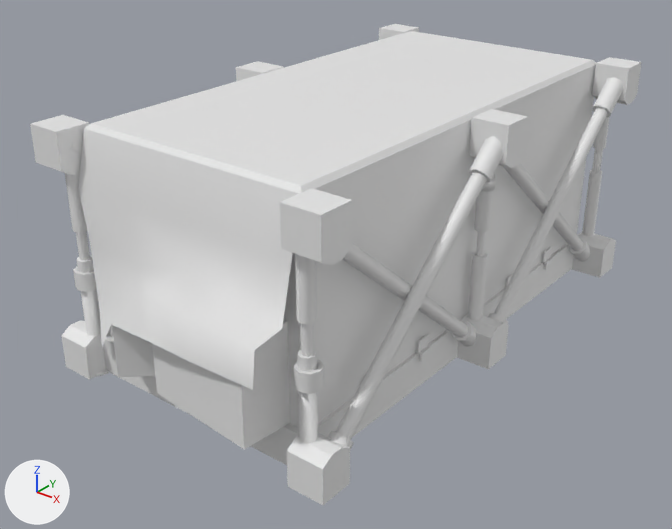
A saved change to the FBX model Assets/ART/Mesh/Environment/Imports/Container.fbx.
Rendered twice from a camera (50 mm lens) standing at (42.52, -17.4, 11.85) and looking at (29.56, -1.2, 1.8). Arrows for +X, +Y and +Z are at lower left; the lights stay in place. Where no turn or scale is listed for an object, it has been applied to the vertices. Vertices at the same position are counted once.

Before the edit, the objects in view are built like this:
```python
me_container = bpy.data.meshes.new('Container')
me_container.from_pydata(...)  # 1647 vertices, 1450 faces; spans x -3.96..3.96, y -7.34..6.56, z -0.02..6.0
ob_container = bpy.data.objects.new('Container', me_container)
ob_container.location = (29.64, 0.0, 0.0)
```
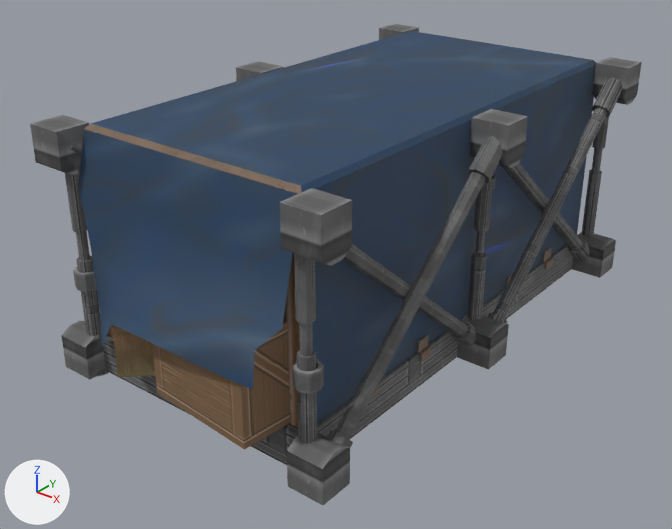
The newer file is also turned or shifted as a whole; pictures and numbers use the older file's frame.

What differs and where, as boxes (x1, y1, x2, y2) in the pictures (672 x 529 px; the box of a moved part takes in the faces that stretch with it):
part 1 of me_container, moved or reshaped: before (343, 244, 477, 347); after (343, 244, 476, 346)
part 2 of me_container, moved or reshaped: before (298, 365, 318, 443); after (297, 366, 317, 443)
part 3 of me_container, moved or reshaped: before (295, 254, 317, 371); after (294, 253, 316, 370)
part 4 of me_container, moved or reshaped: before (468, 175, 496, 320); after (467, 175, 495, 320)
part 5 of me_container, moved or reshaped: before (328, 136, 503, 450); after (327, 136, 502, 448)
part 6 of me_container, moved or reshaped: before (589, 117, 610, 182); after (588, 117, 609, 182)
part 7 of me_container, moved or reshaped: before (582, 181, 601, 236); after (581, 181, 600, 236)
part 8 of me_container, moved or reshaped: (293, 359, 324, 394) in both
part 9 of me_container, moved or reshaped: before (503, 163, 591, 262); after (502, 163, 590, 262)
part 10 of me_container, moved or reshaped: before (488, 77, 623, 324); after (487, 77, 622, 324)
part 11 of me_container, built on: (78, 129, 297, 390) in both
part 12 of me_container, recoloured: (30, 24, 642, 505) in both
part 13 of me_container, recoloured (white to blue): (85, 31, 596, 449) in both

Diff of the bpy script that builds the scene:
```diff
--- a/Assets/ART/Mesh/Environment/Imports/Container.fbx.py
+++ b/Assets/ART/Mesh/Environment/Imports/Container.fbx.py
@@ img_tex_woodatlas_base_color_png @@
+img_tex_woodatlas_base_color_png = load_image('Tex_WoodAtlas_Base_Color.png', '../../../Textures/Environment/Tex_WoodAtlas_Base_Color.png', 2048, 2048, 'sRGB')
@@ img_tex_metaltrimsheet_normal_png @@
+img_tex_metaltrimsheet_normal_png = load_image('TEX_MetalTrimSheet_normal.png', '../../../Textures/Environment/TEX_MetalTrimSheet_normal.png', 2048, 2048, 'Non-Color')
@@ img_tex_metaltrimsheet_basecolor_png @@
+img_tex_metaltrimsheet_basecolor_png = load_image('TEX_MetalTrimSheet_basecolor.png', '../../../Textures/Environment/TEX_MetalTrimSheet_basecolor.png', 2048, 2048, 'sRGB')
@@ mat_muddy @@
+mat_muddy = principled_material('Muddy')
+mat_muddy.texture = img_tex_woodatlas_base_color_png
+mat_muddy.roughness = 0.714
@@ mat_construct @@
+mat_construct = bpy.data.materials.new('Construct')
+# uses the picture img_tex_metaltrimsheet_basecolor_png
+# uses the picture img_tex_metaltrimsheet_normal_png
@@ me_container @@
 # used by ob_container; location = (29.64, 0.0, 0.0)
-me_container.from_pydata(...)  # 1647 vertices, 1450 faces; spans x -3.96..3.96, y -7.34..6.56, z -0.02..6.0
+me_container.from_pydata(...)  # 1647 vertices, 1466 faces; spans x -3.96..3.96, y -7.34..6.56, z -0.02..6.0
+# me_container part 1: the loose piece of 72 vertices spanning x 3.05..3.58, y -6.49..0.12, z 0.17..5.78 is moved by (-0.02, 0.0, 0.0), in mat_construct
+# me_container part 2: the loose piece of 48 vertices spanning x 2.95..3.57, y -6.54..-5.92, z -0.01..2.64 is moved by (-0.02, 0.0, 0.0), in mat_construct
+# me_container part 3: the loose piece of 48 vertices spanning x 3.08..3.44, y -6.41..-6.05, z 2.63..5.29 is moved by (-0.02, 0.0, 0.0), in mat_construct
+# me_container part 4: the loose piece of 104 vertices spanning x 2.96..3.59, y -0.38..0.25, z -0.01..5.3 is moved by (-0.02, 0.0, 0.0), in mat_construct
+# me_container part 5: the loose piece of 72 vertices spanning x 3.36..3.88, y -6.47..-0.1, z 0.05..5.7 is moved by (-0.02, 0.0, 0.0), in mat_construct
+# me_container part 6: the loose piece of 48 vertices spanning x 3.08..3.44, y 5.99..6.35, z 2.63..5.29 is moved by (-0.02, 0.0, 0.0), in mat_construct
+# me_container part 7: the loose piece of 48 vertices spanning x 2.95..3.57, y 5.86..6.48, z -0.01..2.64 is moved by (-0.02, 0.0, 0.0), in mat_construct
+# me_container part 8: the loose piece of 32 vertices spanning x 2.99..3.57, y -6.5..-5.92, z 2.2..2.62 is moved by (-0.02, 0.0, 0.0), in mat_construct
+# me_container part 9: the loose piece of 72 vertices spanning x 3.05..3.58, y -0.39..6.22, z 0.17..5.78 is moved by (-0.02, 0.0, 0.0), in mat_construct
+# me_container part 10: the loose piece of 72 vertices spanning x 3.36..3.88, y -0.37..6.0, z 0.05..5.7 is moved by (-0.02, 0.0, 0.0), in mat_construct
+# me_container part 11
+# 1 vertex is removed from x -1.19, y -6.47, z 2.75
+# 16 faces are deleted
+# 1 vertex is added at (-1.44, -6.71, 3.0)
+# 32 new faces join them, mat_muddy (picture img_tex_woodatlas_base_color_png)
+# me_container part 12: 823 faces spanning x -3.96..3.96, y -6.64..6.56, z -0.02..6.0 switch from no material to mat_construct
+# me_container part 13: 54 faces spanning x -3.0..3.0, y -7.19..6.0, z 0.9..6.0 switch from no material to mat_muddy (picture img_tex_woodatlas_base_color_png)
```
